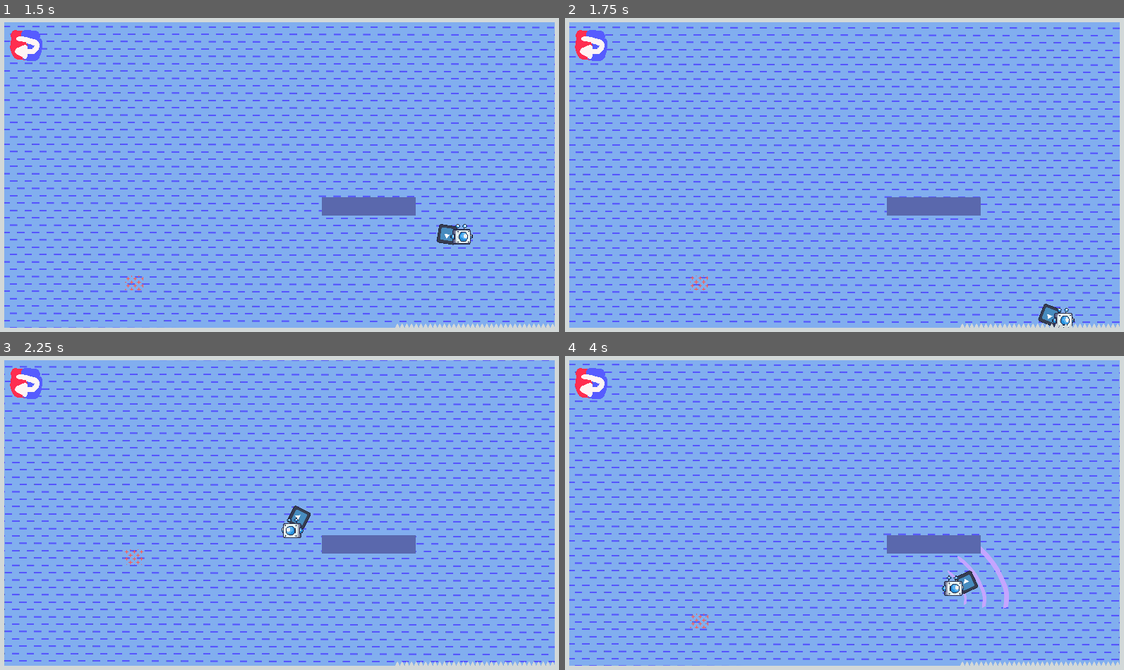
Above: before the commit, frames 1-4 (two rows, left to right).
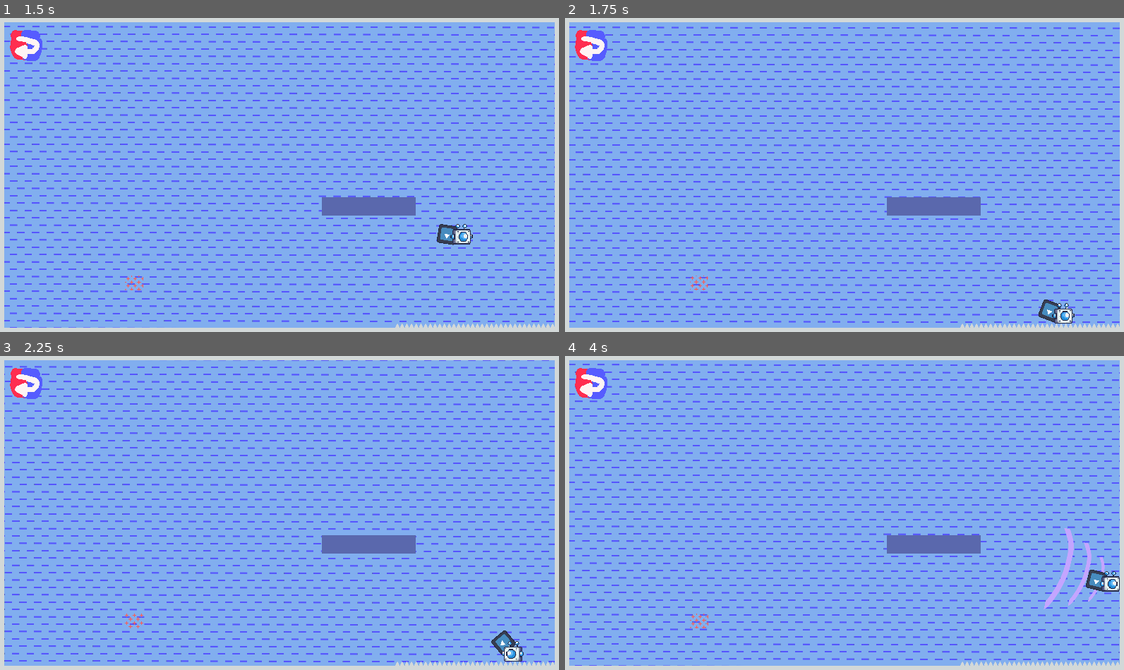
Above: after the commit, the same moments.

Repository: Jyeung05/Magnet-Dudes
Game: Godot game, scene res://scenes/test_level.tscn
Same seed, same stepped clock (60 frames per second), same inputs: the game is played once before the commit and once after it. This scene is started directly instead of the project's main scene. The engine's default icon, where the game draws it, is replaced by a stand-in: a white triangle on a blue panel in a dark square.
Inputs (mouse positions are in pixels of both pictures, inside the frame that each line leads up to):
- Up to frame 1 (1.5 s): move the mouse to (402, 159) at 0.52 s; press the mouse at (402, 159) at 0.53 s; hold D (right) from 0.53 s (still down); tap W (up) at 0.77 s; right-click (402, 159) at 0.8 s; move the mouse to (167, 190) at 1.27 s; release the mouse at (167, 190) at 1.28 s; right-click (167, 190) at 1.35 s
- Up to frame 2 (1.75 s): keep holding D (right); tap W (up) at 1.52 s; tap Y (track_pad_mag, bound only after the commit) at 1.55 s
- Up to frame 3 (2.25 s): move the mouse to (335, 443) at 2.02 s; release D (right) at 2.03 s; hold A (left) from 2.03 s (still down); hold Y (track_pad_mag, bound only after the commit) from 2.03 s (still down)
- Up to frame 4 (4 s): tap T (track_pad_on, bound only after the commit) at 2.3, 2.85 s; move the mouse to (816, 575) at 2.77 s; release A (left) at 2.78 s; release Y (track_pad_mag, bound only after the commit) at 2.78 s; hold D (right) from 2.78 s (still down); tap W (up) at 3.02, 3.77 s; click (816, 575) at 3.05 s; move the mouse to (1012, 560) at 3.52 s; press the mouse at (1012, 560) at 3.53 s; right-click (1012, 560) at 3.8 s

Frame 1 is identical in both runs. In frame 2, 0.3% of the frame differs, in the area x 84-92%, y 89-99%; in frame 3, 0.7%; in frame 4, 1.5%, in the area x 67-100%, y 54-81%.

Commit message:
magnet changes to clement

Diff:
--- a/magnet.gd
+++ b/magnet.gd
@@ -29,7 +29,7 @@
 
 func _input(event):
 	if control.player1:
-		if event.is_action_pressed("mag"):
+		if event.is_action_pressed("mag") || event.is_action_pressed("track_pad_mag"):
 			await get_tree().create_timer(0.5).timeout
 			if(self.is_pull):
 				self.is_pull = false
@@ -41,7 +41,7 @@
 				self.is_pull = true
 				$"../../../MagWave/Pull".visible = self.is_pull
 				$"../../../MagWave/Push".visible = self.is_push
-		if event.is_action_pressed("on_off"):
+		if event.is_action_pressed("on_off") || event.is_action_pressed("track_pad_on"):
 			self.on_off = !self.on_off
 			$"../../../MagWave".visible = self.on_off
 
--- a/magnet2.gd
+++ b/magnet2.gd
@@ -30,7 +30,7 @@
 
 func _input(event):
 	if !control.player1:
-		if event.is_action_pressed("mag"):
+		if event.is_action_pressed("mag") || event.is_action_pressed("track_pad_mag"):
 			await get_tree().create_timer(0.5).timeout
 			if(self.is_pull):
 				self.is_pull = false
@@ -42,7 +42,7 @@
 				self.is_pull = true
 				$"../../../MagWave/Pull".visible = self.is_pull
 				$"../../../MagWave/Push".visible = self.is_push
-		if event.is_action_pressed("on_off"):
+		if event.is_action_pressed("on_off") || event.is_action_pressed("track_pad_on"):
 			self.on_off = !self.on_off
 			$"../../../MagWave".visible = self.on_off
 
--- a/player1.gd
+++ b/player1.gd
@@ -78,7 +78,7 @@
 func push(posi: Vector2):
 
 	var push_to = (posi - global_position).normalized() * -1
-	velocity = push_to * magnet_power
+	velocity = push_to * magnet_power * 2
 	move_and_slide()
 
 
--- a/player_2.gd
+++ b/player_2.gd
@@ -74,7 +74,7 @@
 func push(posi: Vector2):
 
 	var push_to = (posi - global_position).normalized() * -1
-	velocity = push_to * magnet_power
+	velocity = push_to * magnet_power * 2
 	move_and_slide()
 
 func die():
--- a/project.godot
+++ b/project.godot
@@ -73,10 +73,21 @@
 "deadzone": 0.5,
 "events": []
 }
+track_pad_on={
+"deadzone": 0.5,
+"events": [Object(InputEventKey,"resource_local_to_scene":false,"resource_name":"","device":-1,"window_id":0,"alt_pressed":false,"shift_pressed":false,"ctrl_pressed":false,"meta_pressed":false,"pressed":false,"keycode":0,"physical_keycode":84,"key_label":0,"unicode":116,"echo":false,"script":null)
+]
+}
+track_pad_mag={
+"deadzone": 0.5,
+"events": [Object(InputEventKey,"resource_local_to_scene":false,"resource_name":"","device":-1,"window_id":0,"alt_pressed":false,"shift_pressed":false,"ctrl_pressed":false,"meta_pressed":false,"pressed":false,"keycode":0,"physical_keycode":89,"key_label":0,"unicode":121,"echo":false,"script":null)
+]
+}
 
 [layer_names]
 
 2d_physics/layer_1="universal_walls"
 2d_physics/layer_2="player1_walls"
 2d_physics/layer_3="player2_walls"
+2d_physics/layer_7="Spike"
 2d_physics/layer_8="spike"
--- a/scenes/player_1.tscn
+++ b/scenes/player_1.tscn
@@ -10,10 +10,6 @@
 [ext_resource type="AudioStream" uid="uid://c1lfext148qoa" path="res://assets/sfx_jump_07-80241.mp3" id="7_widj3"]
 [ext_resource type="Script" path="res://scenes/push_wave_UI.gd" id="8_cto5i"]
 [ext_resource type="Texture2D" uid="uid://ths6dnm7qt7f" path="res://assets/magnetPush.png" id="10_ik0lw"]
-[ext_resource type="AudioStream" uid="uid://d23erht4gh7kf" path="res://assets/pop-94319.mp3" id="11_kb6l7"]
-
-[sub_resource type="RectangleShape2D" id="RectangleShape2D_7vwuu"]
-size = Vector2(84, 72)
 
 [sub_resource type="ShaderMaterial" id="ShaderMaterial_nqg1d"]
 shader = ExtResource("3_xr7jk")
@@ -28,13 +24,6 @@
 jump_height = 500.0
 jump_time_to_peak = 0.5
 jump_time_to_descent = 0.2
-
-[node name="Area2D" type="Area2D" parent="."]
-collision_layer = 0
-collision_mask = 128
-
-[node name="CollisionShape2D" type="CollisionShape2D" parent="Area2D"]
-shape = SubResource("RectangleShape2D_7vwuu")
 
 [node name="MagWave" type="Node2D" parent="."]
 visible = false
@@ -251,9 +240,3 @@
 
 [node name="jumping" type="AudioStreamPlayer" parent="."]
 stream = ExtResource("7_widj3")
-
-[node name="ded" type="AudioStreamPlayer" parent="."]
-stream = ExtResource("11_kb6l7")
-volume_db = -13.705
-
-[connection signal="body_entered" from="Area2D" to="." method="_on_area_2d_body_entered"]
--- a/scenes/player_2.tscn
+++ b/scenes/player_2.tscn
@@ -11,10 +11,6 @@
 [ext_resource type="Texture2D" uid="uid://py5tp3ba08iq" path="res://assets/magnetPull.png" id="5_26orm"]
 [ext_resource type="Script" path="res://magnet2.gd" id="7_6j1f7"]
 [ext_resource type="AudioStream" uid="uid://c1lfext148qoa" path="res://assets/sfx_jump_07-80241.mp3" id="8_fayfd"]
-[ext_resource type="AudioStream" uid="uid://d23erht4gh7kf" path="res://assets/pop-94319.mp3" id="9_wh2rb"]
-
-[sub_resource type="RectangleShape2D" id="RectangleShape2D_wvjqp"]
-size = Vector2(50, 40)
 
 [sub_resource type="ShaderMaterial" id="ShaderMaterial_f8yxu"]
 shader = ExtResource("3_ysg83")
@@ -25,20 +21,10 @@
 
 [node name="player2" type="CharacterBody2D"]
 scale = Vector2(0.5, 0.5)
-collision_layer = 0
-collision_mask = 0
 script = ExtResource("1_x8841")
 jump_height = 500.0
 jump_time_to_peak = 0.5
 jump_time_to_descent = 0.2
-
-[node name="Area2D" type="Area2D" parent="."]
-scale = Vector2(2, 2)
-collision_layer = 0
-collision_mask = 128
-
-[node name="CollisionShape2D" type="CollisionShape2D" parent="Area2D"]
-shape = SubResource("RectangleShape2D_wvjqp")
 
 [node name="MagWave" type="Node2D" parent="."]
 visible = false
@@ -258,9 +244,3 @@
 
 [node name="jumping" type="AudioStreamPlayer" parent="."]
 stream = ExtResource("8_fayfd")
-
-[node name="ded" type="AudioStreamPlayer" parent="."]
-stream = ExtResource("9_wh2rb")
-volume_db = -13.735
-
-[connection signal="body_entered" from="Area2D" to="." method="_on_area_2d_body_entered"]
--- a/scenes/tile_map.tscn
+++ b/scenes/tile_map.tscn
@@ -12,8 +12,6 @@
 0:0/0/physics_layer_1/angular_velocity = 0.0
 0:0/0/physics_layer_2/linear_velocity = Vector2(0, 0)
 0:0/0/physics_layer_2/angular_velocity = 0.0
-0:0/0/physics_layer_3/linear_velocity = Vector2(0, 0)
-0:0/0/physics_layer_3/angular_velocity = 0.0
 1:0/0 = 0
 1:0/0/physics_layer_0/linear_velocity = Vector2(0, 0)
 1:0/0/physics_layer_0/angular_velocity = 0.0
@@ -22,8 +20,6 @@
 1:0/0/physics_layer_1/angular_velocity = 0.0
 1:0/0/physics_layer_2/linear_velocity = Vector2(0, 0)
 1:0/0/physics_layer_2/angular_velocity = 0.0
-1:0/0/physics_layer_3/linear_velocity = Vector2(0, 0)
-1:0/0/physics_layer_3/angular_velocity = 0.0
 3:0/0 = 0
 3:0/0/physics_layer_0/linear_velocity = Vector2(0, 0)
 3:0/0/physics_layer_0/angular_velocity = 0.0
@@ -32,8 +28,6 @@
 3:0/0/physics_layer_1/angular_velocity = 0.0
 3:0/0/physics_layer_2/linear_velocity = Vector2(0, 0)
 3:0/0/physics_layer_2/angular_velocity = 0.0
-3:0/0/physics_layer_3/linear_velocity = Vector2(0, 0)
-3:0/0/physics_layer_3/angular_velocity = 0.0
 0:1/0 = 0
 0:1/0/physics_layer_0/linear_velocity = Vector2(0, 0)
 0:1/0/physics_layer_0/angular_velocity = 0.0
@@ -42,8 +36,6 @@
 0:1/0/physics_layer_1/polygon_0/points = PackedVector2Array(-8, -8, 8, -8, 8, 8, -8, 8)
 0:1/0/physics_layer_2/linear_velocity = Vector2(0, 0)
 0:1/0/physics_layer_2/angular_velocity = 0.0
-0:1/0/physics_layer_3/linear_velocity = Vector2(0, 0)
-0:1/0/physics_layer_3/angular_velocity = 0.0
 1:1/0 = 0
 1:1/0/physics_layer_0/linear_velocity = Vector2(0, 0)
 1:1/0/physics_layer_0/angular_velocity = 0.0
@@ -52,8 +44,6 @@
 1:1/0/physics_layer_1/polygon_0/points = PackedVector2Array(8, -8, -8, -8, -8, -2, 0, -2, 0, -1, 8, -1)
 1:1/0/physics_layer_2/linear_velocity = Vector2(0, 0)
 1:1/0/physics_layer_2/angular_velocity = 0.0
-1:1/0/physics_layer_3/linear_velocity = Vector2(0, 0)
-1:1/0/physics_layer_3/angular_velocity = 0.0
 2:1/0 = 0
 2:1/0/physics_layer_0/linear_velocity = Vector2(0, 0)
 2:1/0/physics_layer_0/angular_velocity = 0.0
@@ -62,8 +52,6 @@
 2:1/0/physics_layer_1/polygon_0/points = PackedVector2Array(8, -8, -8, -8, -8, -1, 8, -1)
 2:1/0/physics_layer_2/linear_velocity = Vector2(0, 0)
 2:1/0/physics_layer_2/angular_velocity = 0.0
-2:1/0/physics_layer_3/linear_velocity = Vector2(0, 0)
-2:1/0/physics_layer_3/angular_velocity = 0.0
 3:1/0 = 0
 3:1/0/physics_layer_0/linear_velocity = Vector2(0, 0)
 3:1/0/physics_layer_0/angular_velocity = 0.0
@@ -72,8 +60,6 @@
 3:1/0/physics_layer_1/polygon_0/points = PackedVector2Array(-8, -8, 8, -8, 8, -2, 0, -2, 0, -1, -8, -1)
 3:1/0/physics_layer_2/linear_velocity = Vector2(0, 0)
 3:1/0/physics_layer_2/angular_velocity = 0.0
-3:1/0/physics_layer_3/linear_velocity = Vector2(0, 0)
-3:1/0/physics_layer_3/angular_velocity = 0.0
 0:2/0 = 0
 0:2/0/physics_layer_0/linear_velocity = Vector2(0, 0)
 0:2/0/physics_layer_0/angular_velocity = 0.0
@@ -82,8 +68,6 @@
 0:2/0/physics_layer_2/linear_velocity = Vector2(0, 0)
 0:2/0/physics_layer_2/angular_velocity = 0.0
 0:2/0/physics_layer_2/polygon_0/points = PackedVector2Array(-8, -8, 8, -8, 8, 8, -8, 8)
-0:2/0/physics_layer_3/linear_velocity = Vector2(0, 0)
-0:2/0/physics_layer_3/angular_velocity = 0.0
 1:2/0 = 0
 1:2/0/physics_layer_0/linear_velocity = Vector2(0, 0)
 1:2/0/physics_layer_0/angular_velocity = 0.0
@@ -91,9 +75,7 @@
 1:2/0/physics_layer_1/angular_velocity = 0.0
 1:2/0/physics_layer_2/linear_velocity = Vector2(0, 0)
 1:2/0/physics_layer_2/angular_velocity = 0.0
-1:2/0/physics_layer_3/linear_velocity = Vector2(0, 0)
-1:2/0/physics_layer_3/angular_velocity = 0.0
-1:2/0/physics_layer_3/polygon_0/points = PackedVector2Array(-0.25, -8, -8, 8, 8, 8)
+1:2/0/physics_layer_2/polygon_0/points = PackedVector2Array(-8, -8, 8, -8, 8, -1, 0, -1, 0, -2, -8, -2)
 2:2/0 = 0
 2:2/0/physics_layer_0/linear_velocity = Vector2(0, 0)
 2:2/0/physics_layer_0/angular_velocity = 0.0
@@ -102,8 +84,6 @@
 2:2/0/physics_layer_2/linear_velocity = Vector2(0, 0)
 2:2/0/physics_layer_2/angular_velocity = 0.0
 2:2/0/physics_layer_2/polygon_0/points = PackedVector2Array(-8, -8, 8, -8, 8, -1, -8, -1)
-2:2/0/physics_layer_3/linear_velocity = Vector2(0, 0)
-2:2/0/physics_layer_3/angular_velocity = 0.0
 3:2/0 = 0
 3:2/0/physics_layer_0/linear_velocity = Vector2(0, 0)
 3:2/0/physics_layer_0/angular_velocity = 0.0
@@ -112,8 +92,6 @@
 3:2/0/physics_layer_2/linear_velocity = Vector2(0, 0)
 3:2/0/physics_layer_2/angular_velocity = 0.0
 3:2/0/physics_layer_2/polygon_0/points = PackedVector2Array(8, -8, -8, -8, -8, -1, 0, -1, 0, -2, 8, -2)
-3:2/0/physics_layer_3/linear_velocity = Vector2(0, 0)
-3:2/0/physics_layer_3/angular_velocity = 0.0
 2:0/0 = 0
 2:0/0/physics_layer_0/linear_velocity = Vector2(0, 0)
 2:0/0/physics_layer_0/angular_velocity = 0.0
@@ -122,8 +100,6 @@
 2:0/0/physics_layer_1/angular_velocity = 0.0
 2:0/0/physics_layer_2/linear_velocity = Vector2(0, 0)
 2:0/0/physics_layer_2/angular_velocity = 0.0
-2:0/0/physics_layer_3/linear_velocity = Vector2(0, 0)
-2:0/0/physics_layer_3/angular_velocity = 0.0
 
 [sub_resource type="TileSet" id="TileSet_ba0ge"]
 physics_layer_0/collision_layer = 1
@@ -132,8 +108,6 @@
 physics_layer_1/collision_mask = 0
 physics_layer_2/collision_layer = 4
 physics_layer_2/collision_mask = 0
-physics_layer_3/collision_layer = 128
-physics_layer_3/collision_mask = 0
 sources/1 = SubResource("TileSetAtlasSource_ygoqf")
 
 [node name="TileMap" type="TileMap"]
Not shown: 1 places in scenes/player_1.tscn that only renumber resources
Not shown: 1 places in scenes/player_2.tscn that only renumber resources
Not shown: 1 places in scenes/test_level.tscn that only renumber resources
